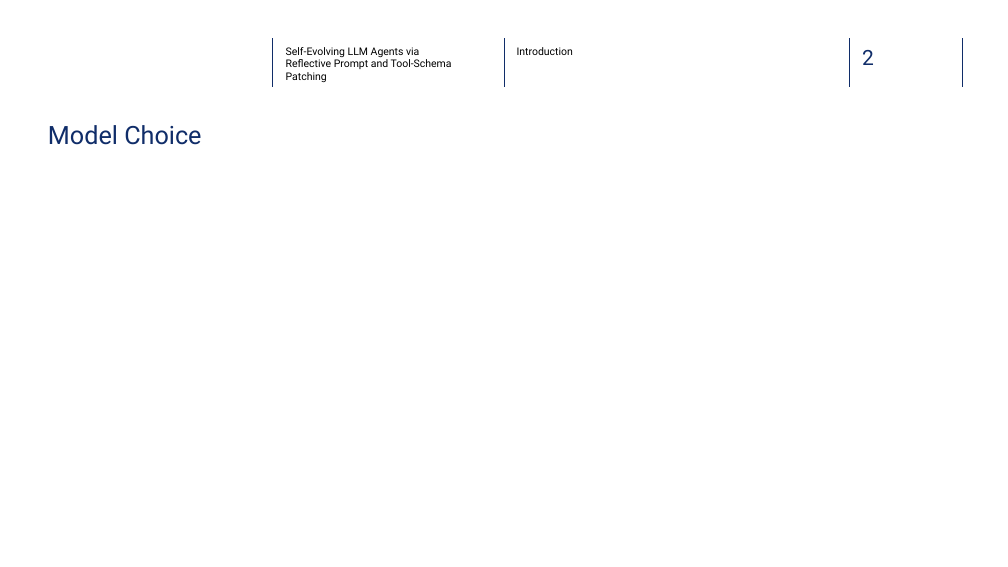
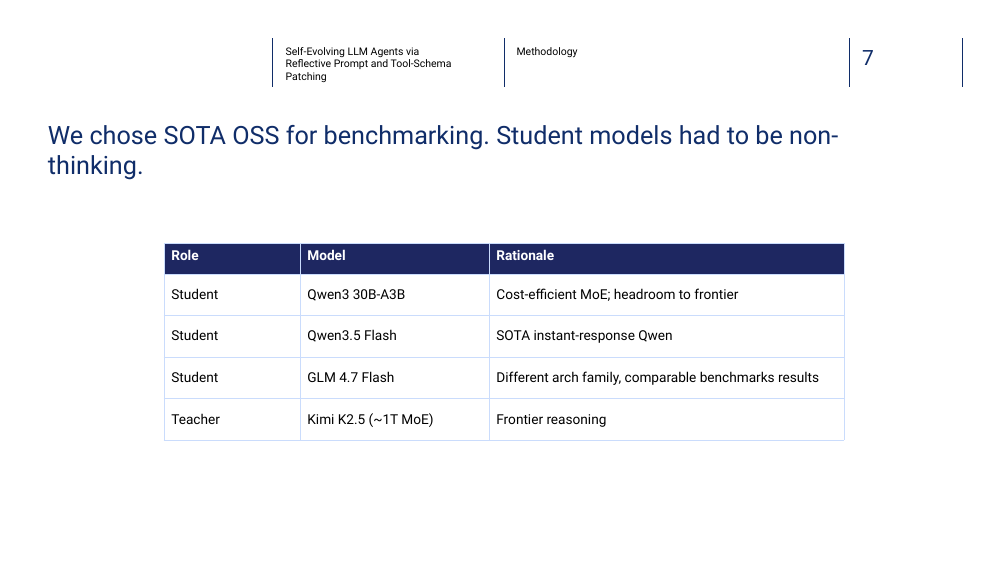
Before and after one commit to glebdementev/tau-evo, a slide deck: slide 7 of slides/defense.pptx (slide 8 before the commit). Drawn at 1008x567 pixels with LibreOffice and Linux fonts; fonts in the diff are those of the drawing; background and template pictures are left out. Boxes give left, top, right and bottom in pixels: in the first picture for what was removed or moved away, otherwise in the second. Text is boxed around its words. In the diff, an @@ line names an element or a change of style, - is before the commit and + after.

```diff
--- a/slides/defense.pptx
+++ b/slides/defense.pptx
@@ text at [517, 47, 578, 58]: text changed @@
-Introduction
+Methodology
@@ text at [862, 50, 874, 65]: text changed @@
-2
+7
@@ text at [48, 125, 838, 150]: text changed @@
-Model Choice
+We chose SOTA OSS for benchmarking. Student models had to be non-thinking.
@@ table added at [164, 243, 845, 440], 5 rows, 3 columns @@
+Role | Model | Rationale
+Student | Qwen3 30B-A3B | Cost-efficient MoE; headroom to frontier
+Student | Qwen3.5 Flash | SOTA instant-response Qwen
+Student | GLM 4.7 Flash | Different arch family, comparable benchmarks results
+Teacher | Kimi K2.5 (~1T MoE) | Frontier reasoning
```
Also in this commit, not shown: 7 other slides changed, 7 slides added, 1 slide removed, 20 other files.
